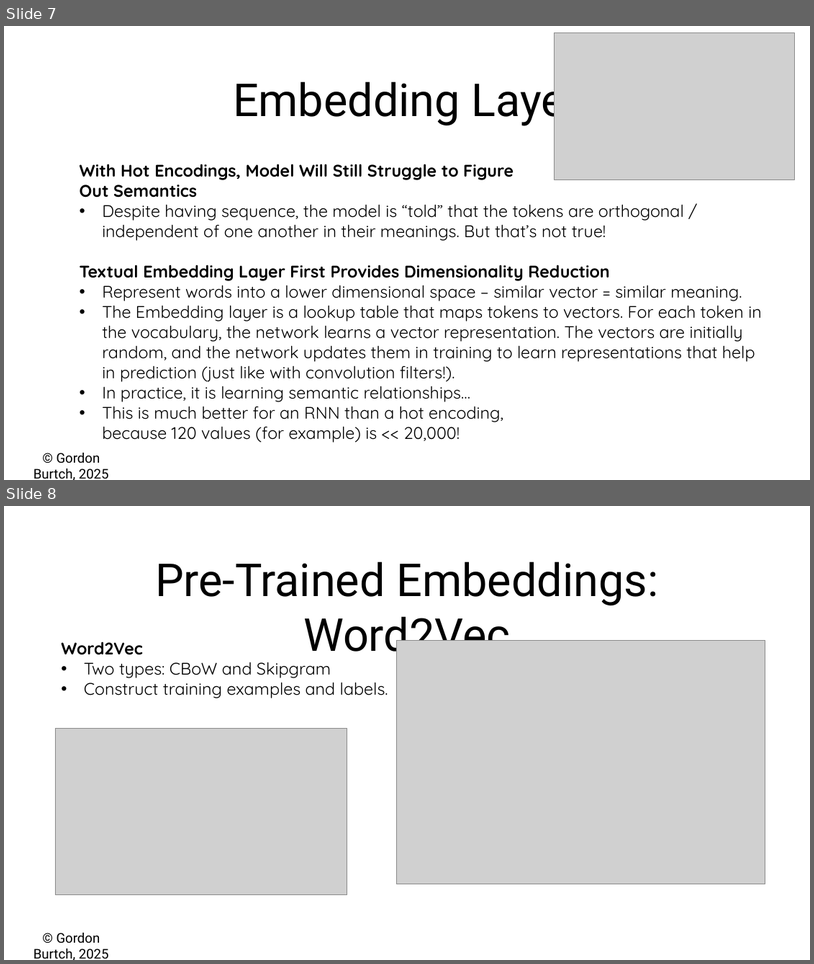
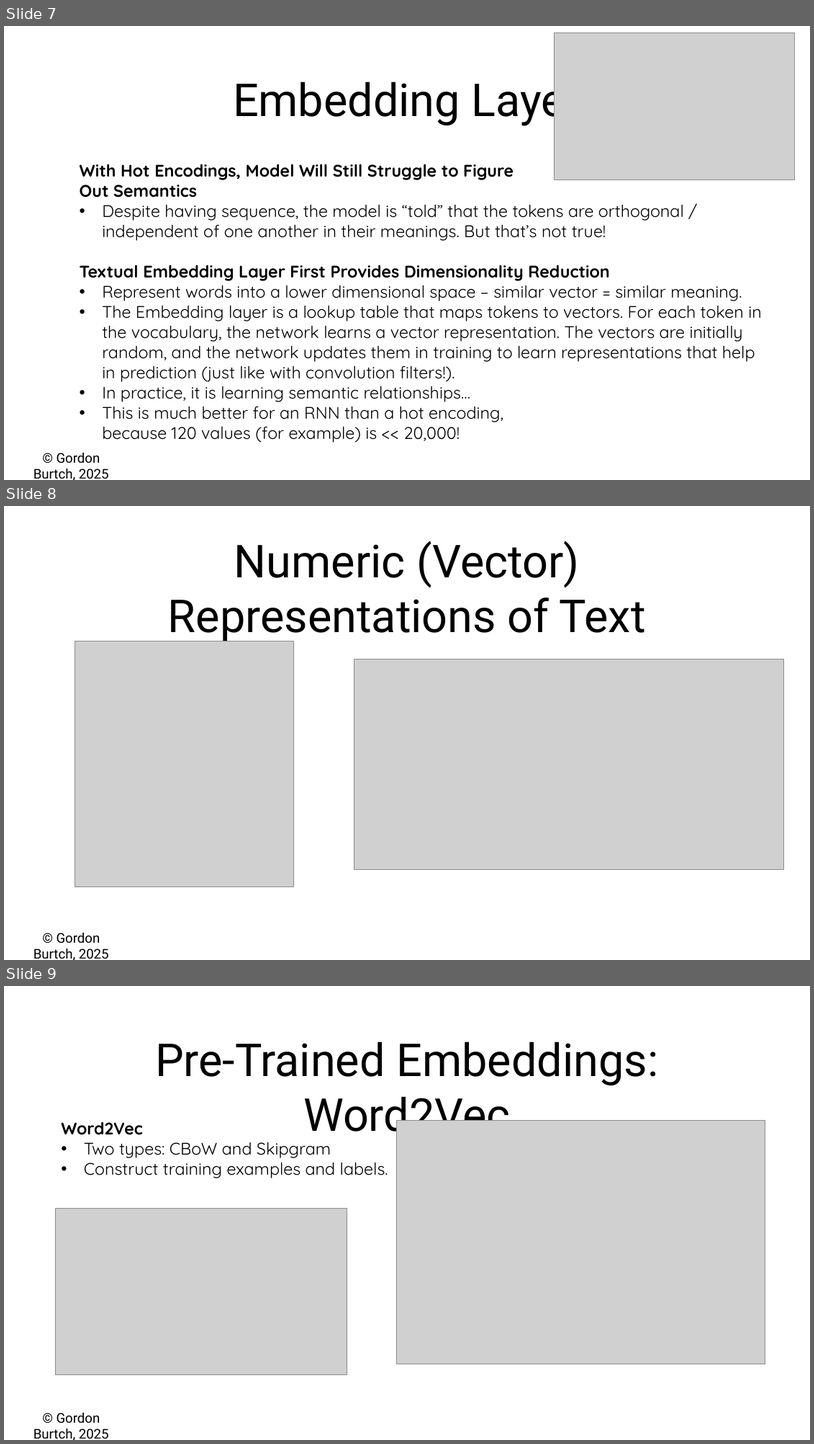
Before and after one commit to gburtch/BA865-2025, a slide deck: Week 4/8_b - RNNs for Text.pptx. Shown one above the other, each under a label of ours: slides 7 and 8 before the commit, slides 7, 8 and 9 after it. The pictures are 814x964 and 814x1444 pixels, drawn with LibreOffice and Linux fonts; fonts in the diff are those of the drawing; grey boxes stand for pictures. Boxes give left, top, right and bottom in pixels: in the first picture for what was removed or moved away, otherwise in the second. Text is boxed around its words. In the diff, an @@ line names an element or a change of style, - is before the commit and + after.

```diff
--- a/Week 4/8_b - RNNs for Text.pptx
+++ b/Week 4/8_b - RNNs for Text.pptx
@@ slide 8 added at bbox=[4, 506, 810, 960], background #FFFFFF; not listed: 1 template element that a slide beside it also shows @@
@@ text added at bbox=[168, 541, 646, 644], 54 pt, text #000000 @@
+Numeric (Vector) Representations of Text
@@ picture added at bbox=[75, 641, 293, 887] @@
@@ picture added at bbox=[354, 659, 784, 870] @@
@@ what was slide 8 is now slide 9 @@
```
Also in this commit, not shown: 1 slide changed, 6 other files.
